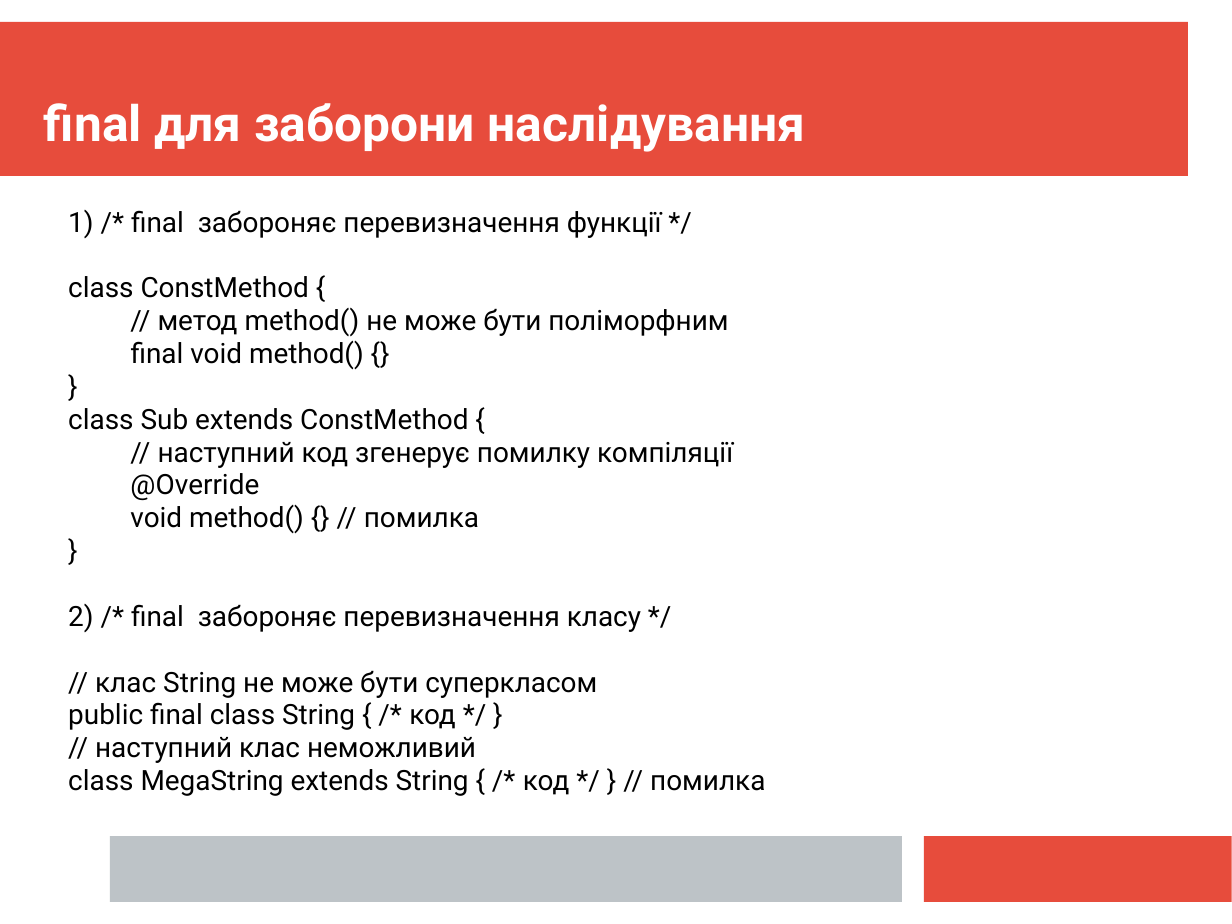
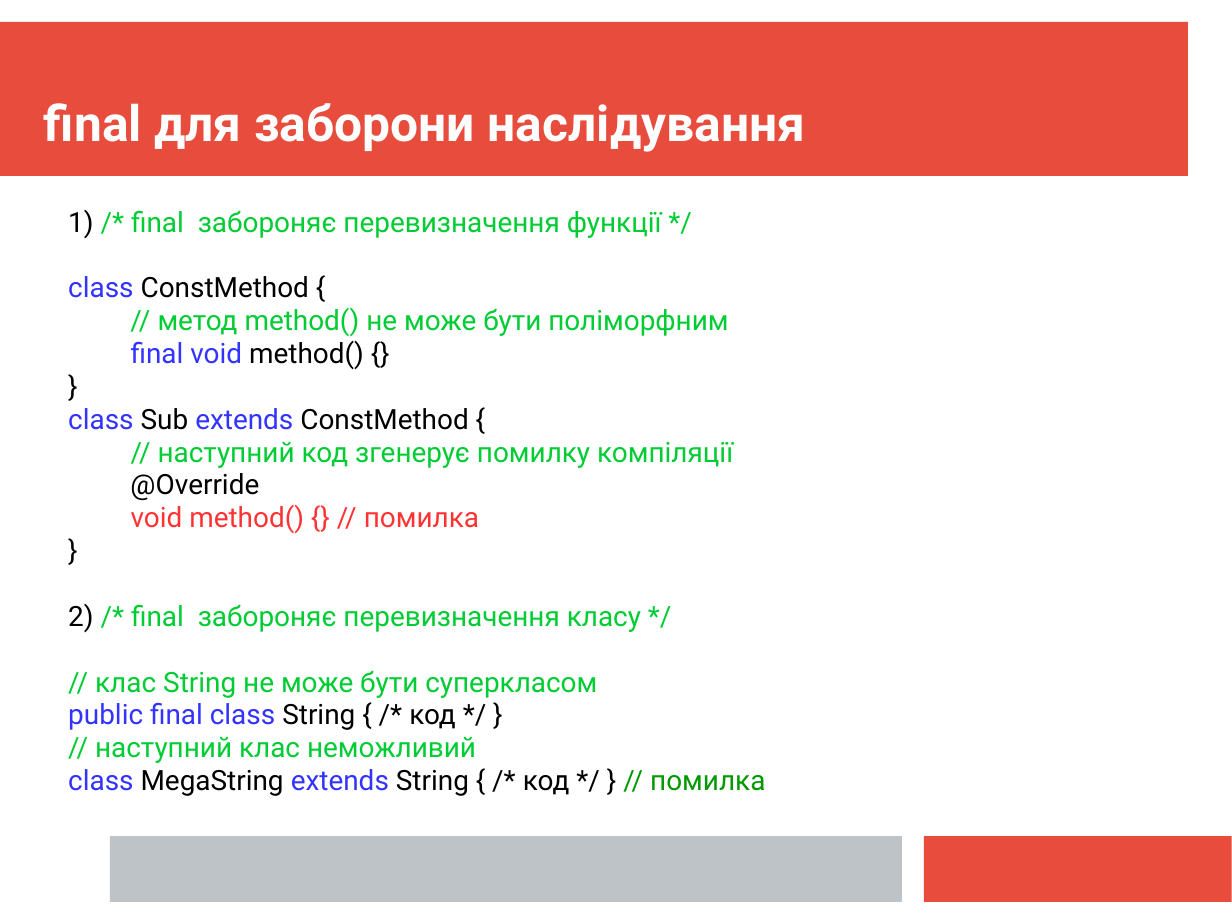
Before and after one commit to mecchmatProjects/JavaCourse, a slide deck: slide 9 of L03_OOP_Inher/JavaTutorUkr3oop.ppt. Drawn at 1232x924 pixels with LibreOffice and Linux fonts; fonts in the diff are those of the drawing. Boxes give left, top, right and bottom in pixels: in the first picture for what was removed or moved away, otherwise in the second. Text is boxed around its words. In the diff, an @@ line names an element or a change of style, - is before the commit and + after.

```diff
--- a/L03_OOP_Inher/JavaTutorUkr3oop.ppt
+++ b/L03_OOP_Inher/JavaTutorUkr3oop.ppt
@@ text "1) /* final забороняє перевизначення ..." at bbox=[68, 210, 765, 796]: text colour #000000 to #00CC33 in "/* final забороняє перевизначення функції */", "// метод method() не може бути поліморфним", "// наступний код згенерує помилку компіляції", "/* final забороняє перевизначення класу */" and 2 more places; text colour #000000 to #3333FF in "class", "final void", "class extends", "public final class" and 1 more places; text colour #000000 to #FF3333 in "void method() {} // помилка"; text colour #000000 to #009900 in "// помилка" @@
```
Also in this commit, not shown: 13 other slides changed, 1 other file.
